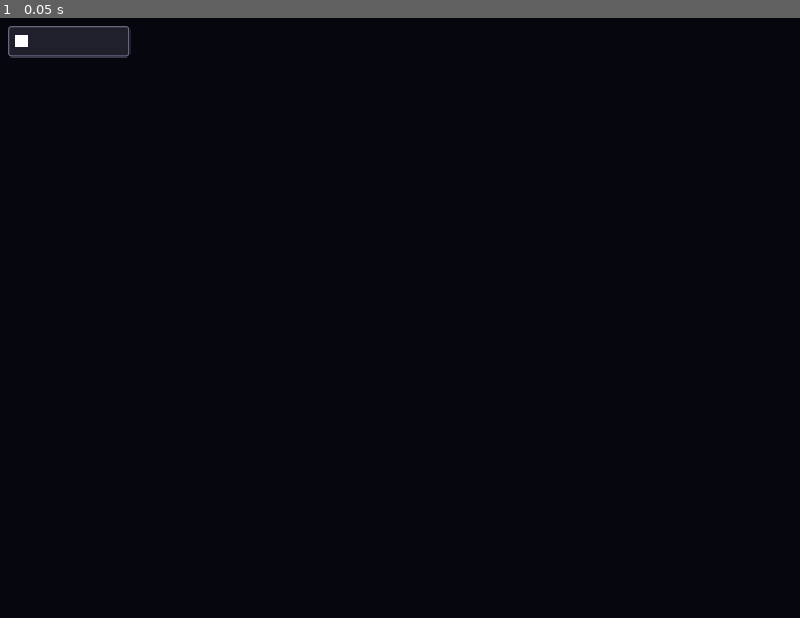
Above: before the commit, frame 1.
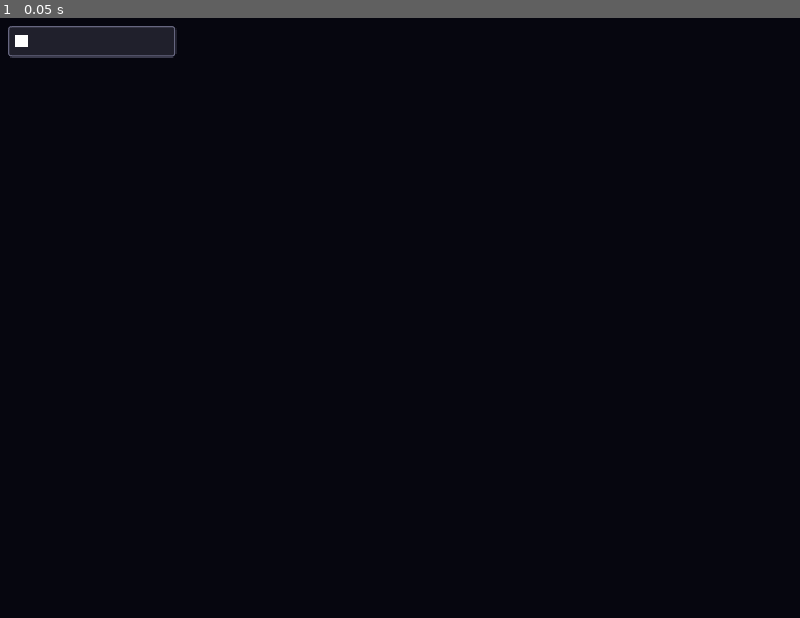
Above: after the commit, the same moment.

Repository: MissionToPsyche-Platinum/platinum_24d_game_psycheopoly-psb
Game: Godot game, scene res://scenes/PlayerNameHUD.tscn
Two runs of this game, one before a commit and one after it. Both use one fixed random seed, a clock stepped at 60 frames per second and the inputs below. This scene is started directly instead of the project's main scene.
Inputs:
- Up to frame 1 (0.05 s): no input

The runs differ from the first frame. In frame 1, 0.3% of the frame differs, in the area x 15-23%, y 1-7%.

Commit message:
fix: adjust PlayerNameHUD right offset for better layout

Diff:
--- a/scenes/PlayerNameHUD.tscn
+++ b/scenes/PlayerNameHUD.tscn
@@ -27,7 +27,7 @@
 layout_mode = 1
 offset_left = 10.0
 offset_top = 10.0
-offset_right = 166.0
+offset_right = 225.0
 offset_bottom = 50.0
 theme_override_styles/panel = SubResource("StyleBoxFlat_player_name")
 
